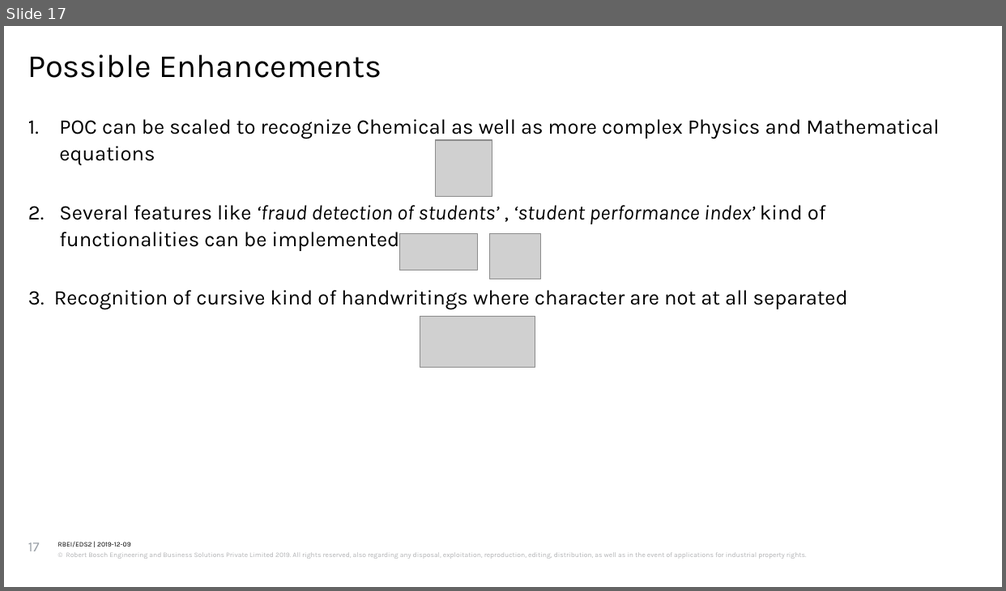
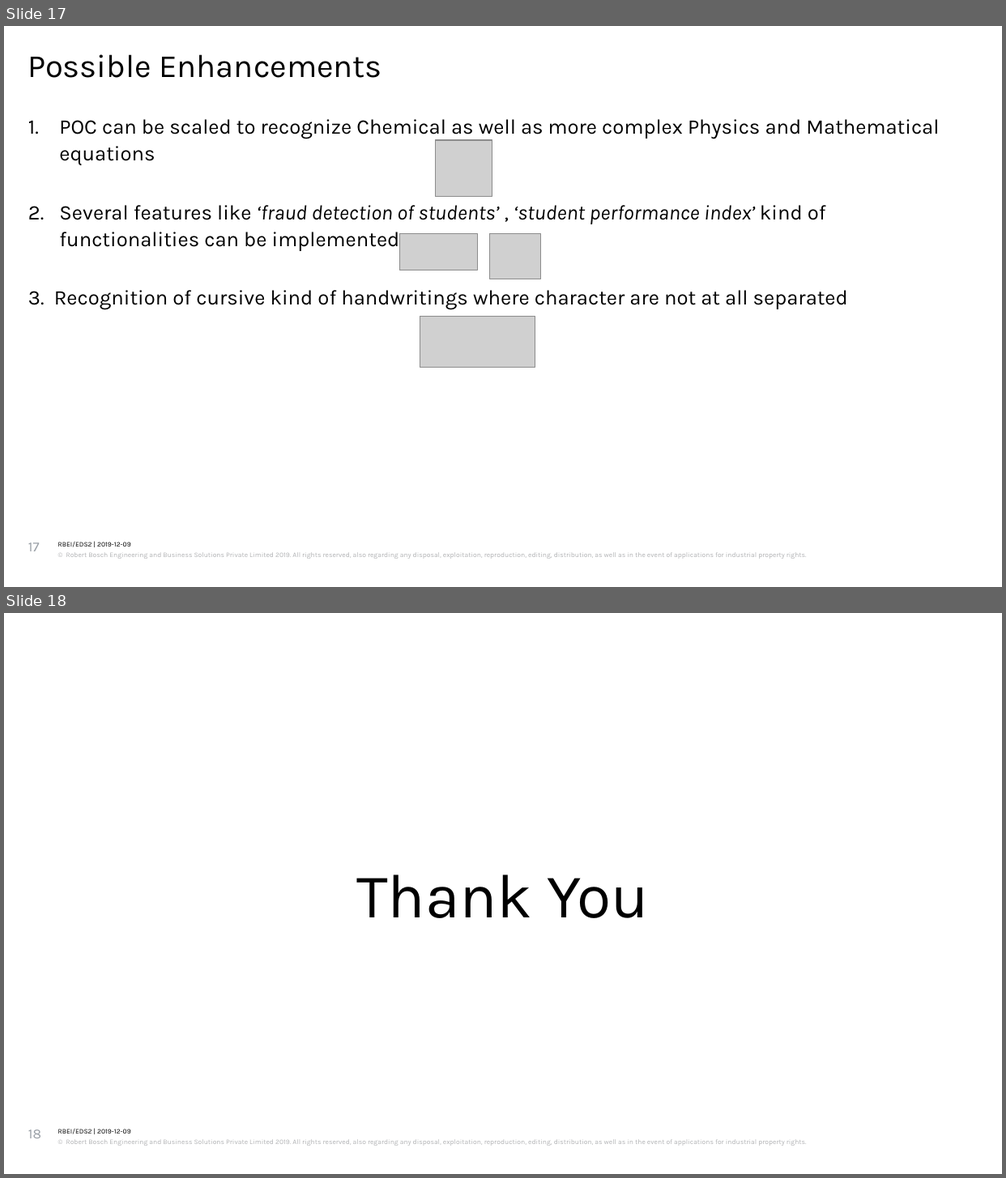
Before and after one commit to bijonguha/Bosch, a slide deck: intel_ocr/docs/Intel_Final_Delivery.pptx. Shown one above the other, each under a label of ours: slide 17 before the commit, slides 17 and 18 after it. The pictures are 1006x591 and 1006x1178 pixels, drawn with LibreOffice and Linux fonts; fonts in the diff are those of the drawing; grey boxes stand for pictures; background and template pictures are left out. Boxes give left, top, right and bottom in pixels: in the first picture for what was removed or moved away, otherwise in the second. Text is boxed around its words. In the diff, an @@ line names an element or a change of style, - is before the commit and + after.

```diff
--- a/intel_ocr/docs/Intel_Final_Delivery.pptx
+++ b/intel_ocr/docs/Intel_Final_Delivery.pptx
@@ slide 18 added at (x1=4, y1=613, x2=1002, y2=1174), background #FFFFFF; not listed: 2 template elements that a slide beside it also shows @@
@@ text added at (x1=356, y1=875, x2=650, y2=918), 54 pt, text #000000 @@
+Thank You
@@ page number added at (x1=28, y1=1130, x2=41, y2=1139), 12 pt, text #999FA6 @@
+18
```
Also in this commit, not shown: 1 slide changed.
